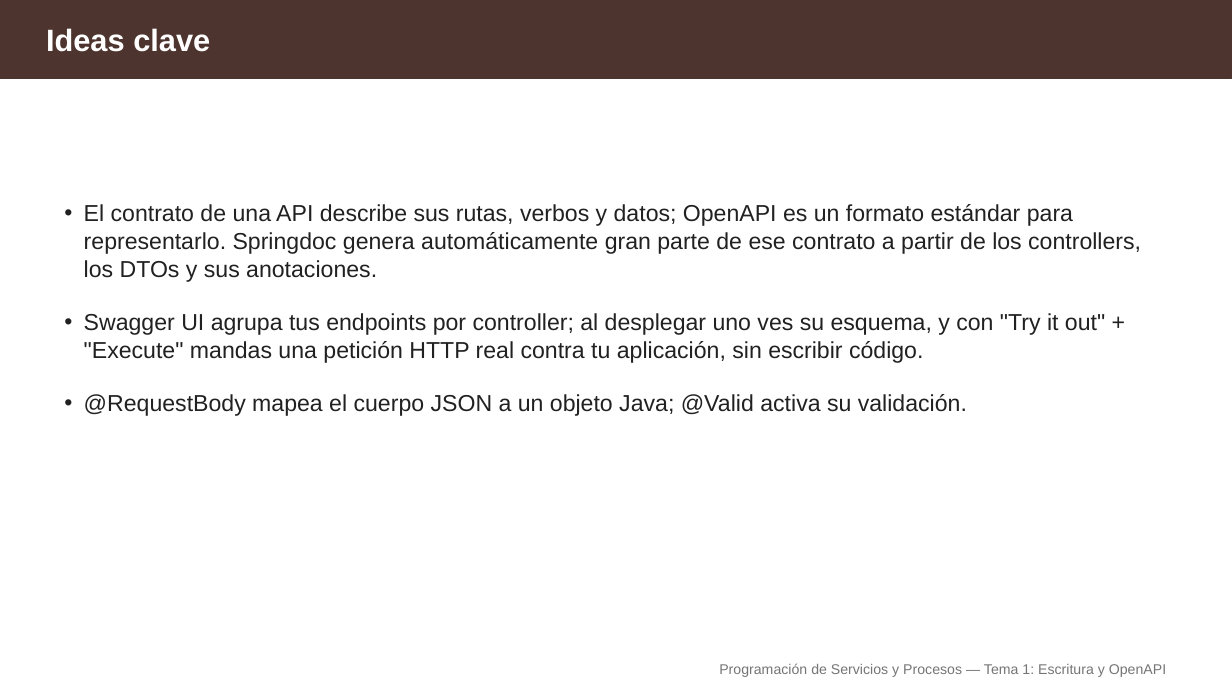
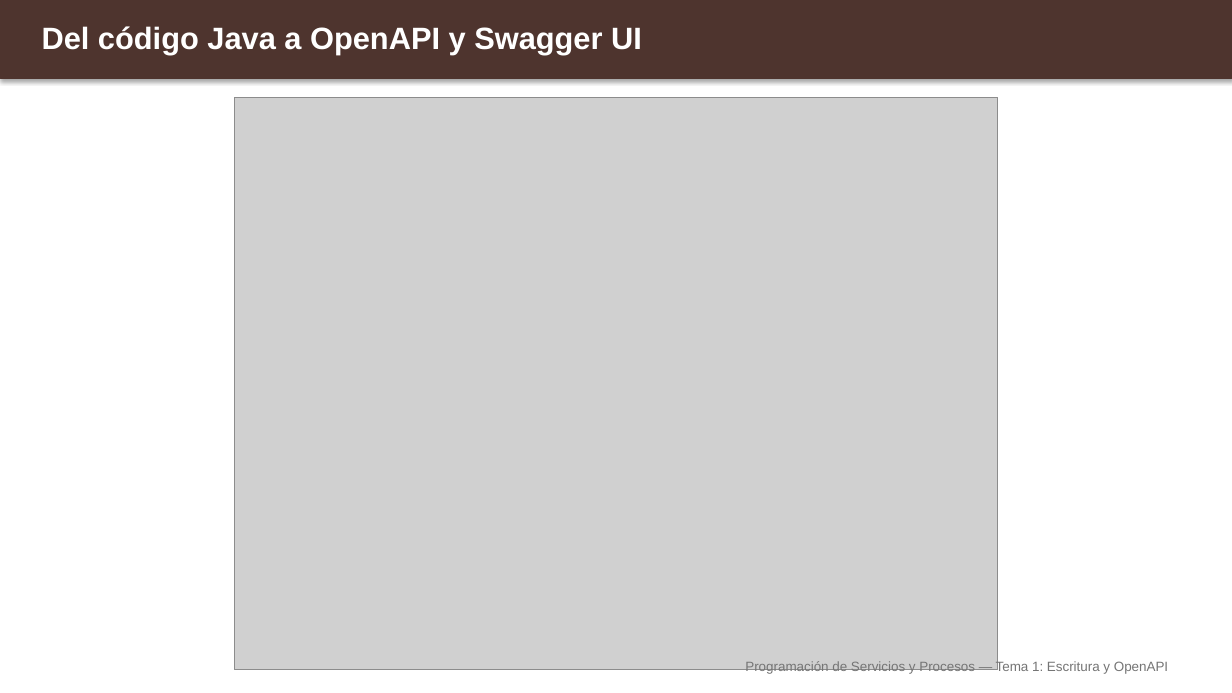
Before and after one commit to aitorventura/programacion-servicios-procesos, a slide deck: slide 7 of docs/tema1/diapositivas/escritura-y-openapi.pptx (slide 25 before the commit). Drawn at 1232x693 pixels with LibreOffice and Linux fonts; fonts in the diff are those of the drawing; grey boxes stand for pictures. Boxes give left, top, right and bottom in pixels: in the first picture for what was removed or moved away, otherwise in the second. Text is boxed around its words. In the diff, an @@ line names an element or a change of style, - is before the commit and + after.

Commit message:
tema1 actualizado + diapos. mkdocs tema1 abierto

```diff
--- a/docs/tema1/diapositivas/escritura-y-openapi.pptx
+++ b/docs/tema1/diapositivas/escritura-y-openapi.pptx
@@ rectangle at bbox=[0, 0, 1232, 79]: outline #4E342E 1 pt to #4E342E 0.75 pt; shadow on @@
@@ text added at bbox=[42, 26, 642, 55], 24 pt, text #FFFFFF, bold @@
+Del código Java a OpenAPI y Swagger UI
@@ text removed at bbox=[46, 28, 210, 52] @@
-Ideas clave
@@ picture added at bbox=[234, 97, 997, 670] @@
@@ text removed at bbox=[84, 204, 1141, 416] @@
-• El contrato de una API describe sus rutas, verbos y datos; OpenAPI es un formato estándar para representarlo. Springdoc genera automáticamente gran parte de ese contrato a partir de los controllers, los DTOs y sus anotaciones.
-• Swagger UI agrupa tus endpoints por controller; al desplegar uno ves su esquema, y con "Try it out" + "Execute" mandas una petición HTTP real contra tu aplicación, sin escribir código.
-• @RequestBody mapea el cuerpo JSON a un objeto Java; @Valid activa su validación.
@@ text "Programación de Servicios y Procesos ..." at bbox=[745, 660, 1168, 674]: size 11 to 10.5 pt @@
```
Also in this commit, not shown: 8 other slides changed, 4 slides added, 17 slides removed, 23 other files.
